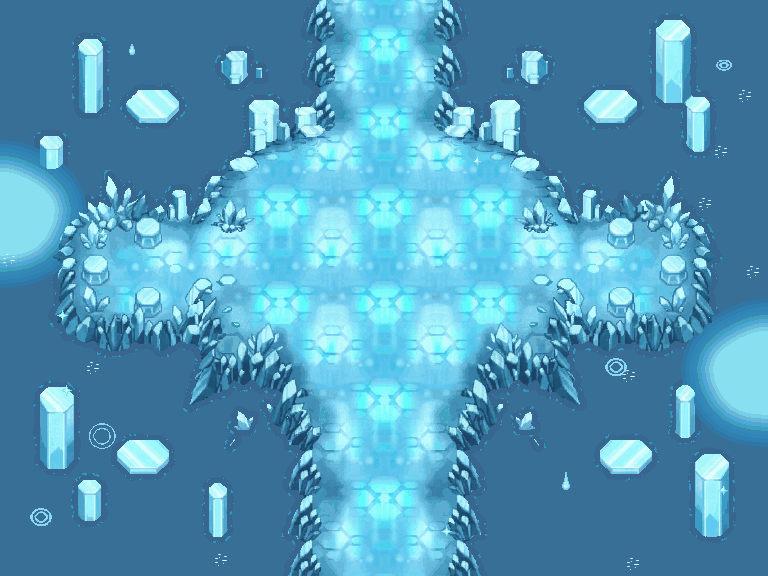
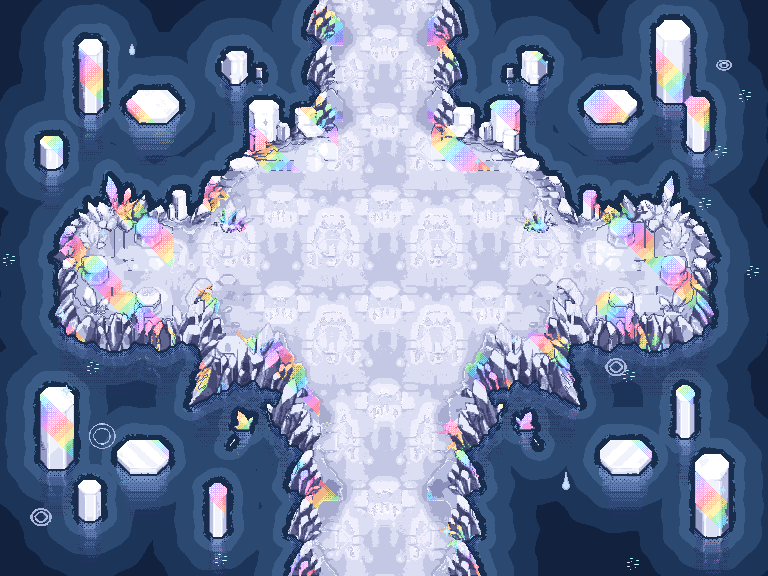
Before/after of a 768x576 layered artwork. What changed in the layer stack:
removed layer "11_eclats_f00" over [57, 119, 728, 537]
added layer "12_eclats_f00" above "11_reflets_tera_f00" over [57, 119, 728, 537]
added layer "11_reflets_tera_f00" above "10_piliers" over [40, 8, 728, 576]
painted on "10_piliers" over [74, 86, 694, 344]
painted on "09_ilots" over [40, 20, 729, 537]
painted on "08_cristaux" over [53, 0, 716, 576]
painted on "07_rebords" over [58, 45, 711, 539]
painted on "06_reflets" over [70, 0, 699, 561]
painted on "05_dalles" over [69, 0, 686, 576]
painted on "04_sol_complet" over [40, 0, 729, 576]
painted on "03_gouttes_f00" over [30, 44, 732, 526]
removed layer "01_lueur_f00" over [0, 140, 768, 447]
added layer "01_reflet_profondeur_f00" above "00_eau_f00" over [39, 36, 730, 575]
painted on "00_eau_f00" over [0, 0, 768, 576]
